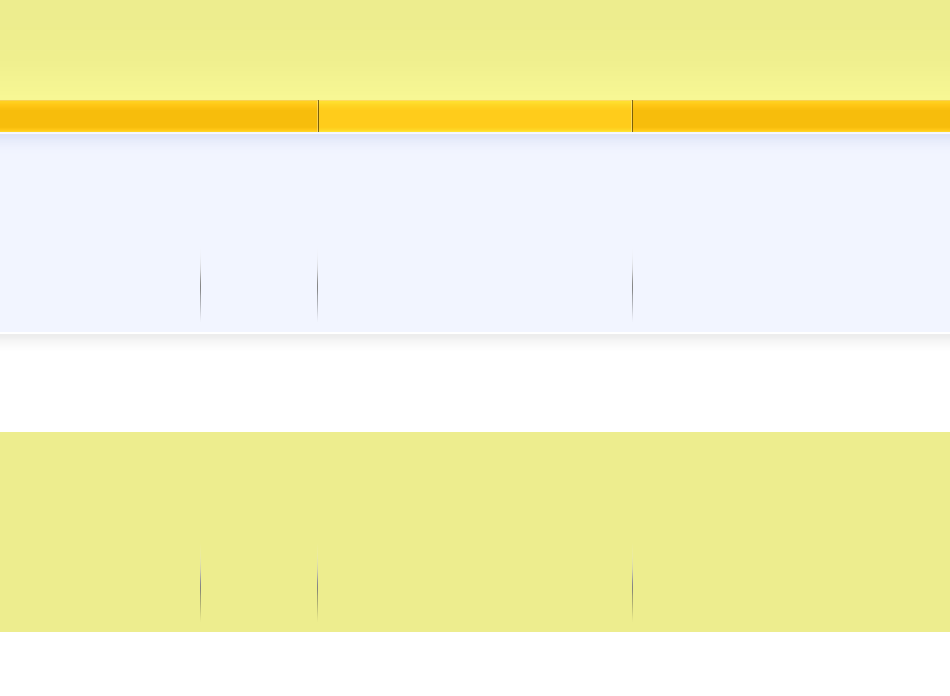
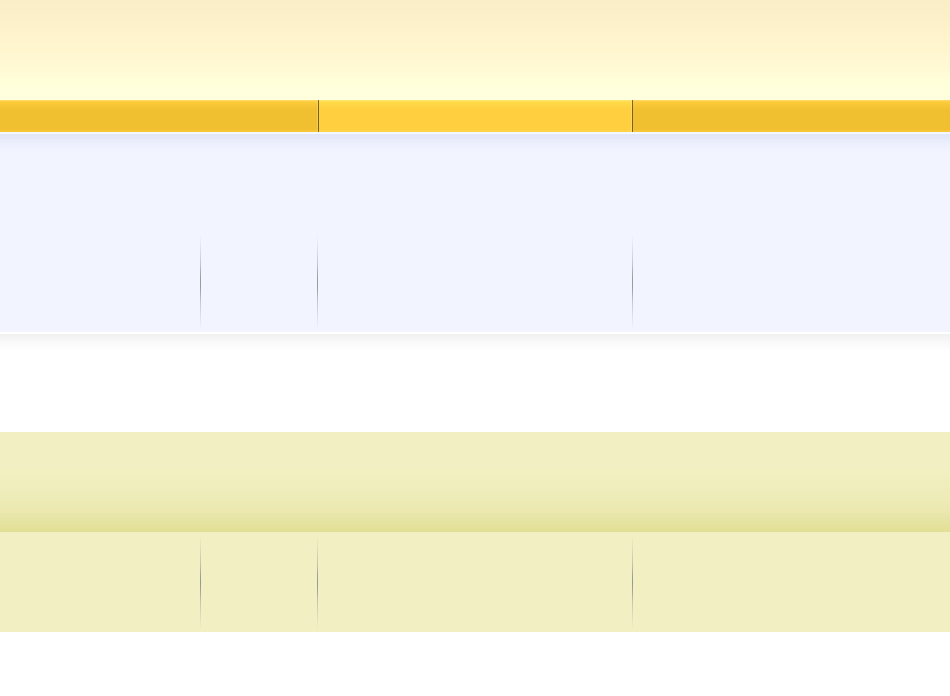
Revision of a layered (950, 696) image; what changed, layer by layer:
painted on "navbar button" over [0, 100, 950, 132]
painted on "header" over [0, 0, 950, 100]
painted on "navbar" over [0, 100, 950, 132]
painted on "footer widgets" over [0, 432, 950, 532]
painted on "footer boxes" over [0, 532, 950, 632]
